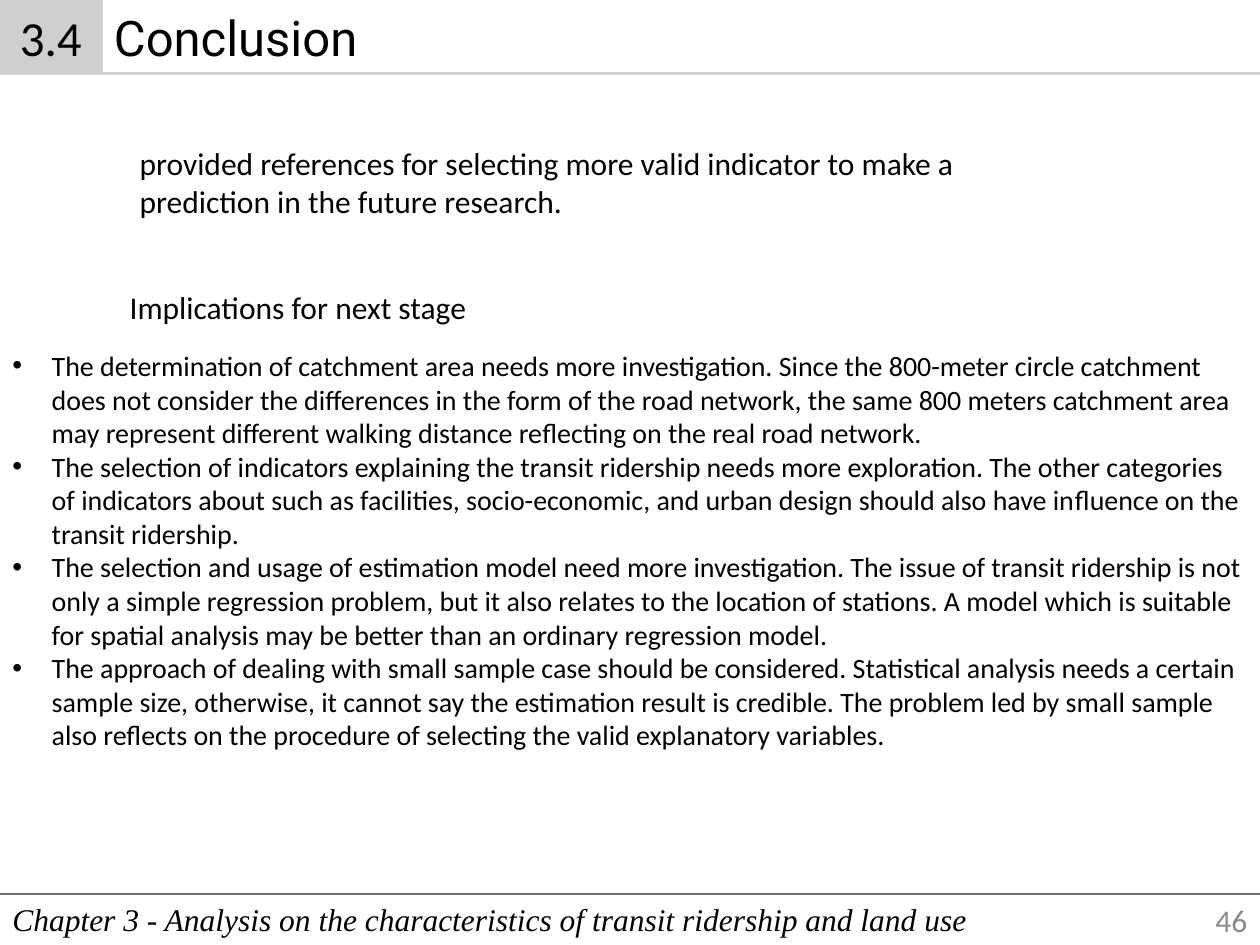
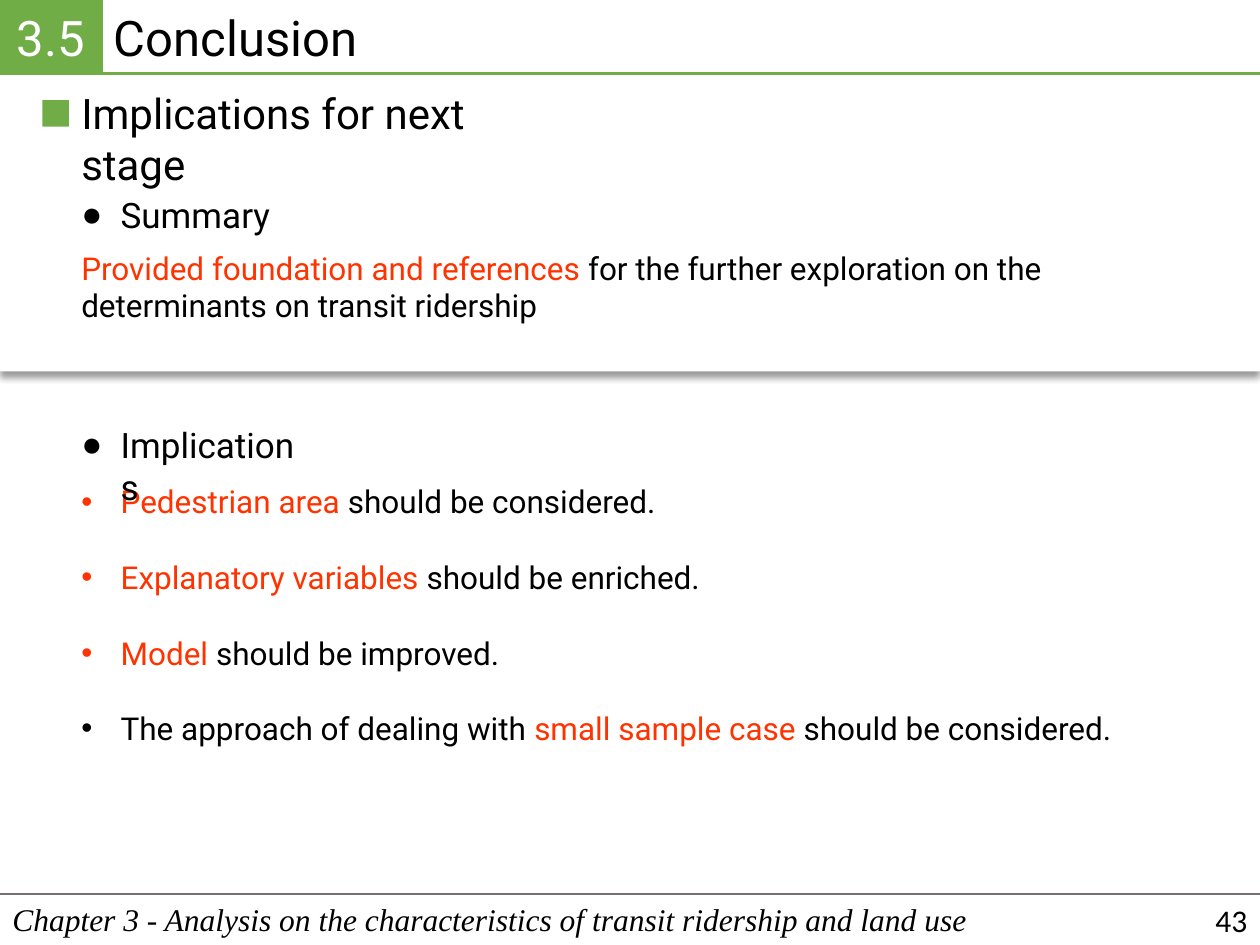
Before and after one commit to 7bder/Thesis, a slide deck: slide 43 of presentation/dissertation.pptx (slide 46 before the commit). Drawn at 1260x945 pixels with LibreOffice and Linux fonts; fonts in the diff are those of the drawing. Boxes give left, top, right and bottom in pixels: in the first picture for what was removed or moved away, otherwise in the second. Text is boxed around its words. In the diff, an @@ line names an element or a change of style, - is before the commit and + after.

```diff
--- a/presentation/dissertation.pptx
+++ b/presentation/dissertation.pptx
@@ rectangle "3.5" at (0, 0, 102, 73): fill #D0CECE to #70AD47; outline #D0CECE 2.25 pt to #70AD47 2.25 pt @@
@@ text in rectangle at (17, 20, 85, 57): text changed; font Calibri to Roboto; text colour #000000 to #FFFFFF @@
-3.4
+3.5
@@ rectangle added at (0, 74, 1260, 372), fill #FFFFFF @@
@@ text "Implications for next stage": place and size @@
-text "Implications for next stage" at (130, 297, 465, 325)
+text "Implications for next stage" at (81, 97, 465, 189)
@@ text "Implications for next stage" at (81, 97, 465, 189): size 18 to 24 pt, font Calibri to Roboto @@
@@ line (102, 73) - (1260, 73): stroke #D0CECE 2.25 pt to #70AD47 2.25 pt @@
@@ rectangle added at (43, 100, 69, 126), fill #70AD47 @@
@@ text added at (121, 202, 270, 236), 20 pt, text #000000 @@
+● Summary
@@ text at (81, 256, 1041, 324): text changed; font Calibri to Roboto @@
-provided references for selecting more valid indicator to make a prediction in the future research.
+Provided foundation and references for the further exploration on the determinants on transit ridership
@@ text added at (69, 417, 321, 472), 20 pt, text #000000 @@
+● Implications
@@ text at (121, 485, 1111, 747): text changed; size 16 to 18 pt; font Calibri to Roboto @@
-• The determination of catchment area needs more investigation. Since the 800-meter circle catchment does not consider the differences in the form of the road network, the same 800 meters catchment area may represent different walking distance reﬂecting on the real road network.
-• The selection of indicators explaining the transit ridership needs more exploration. The other categories of indicators about such as facilities, socio-economic, and urban design should also have inﬂuence on the transit ridership.
-• The selection and usage of estimation model need more investigation. The issue of transit ridership is not only a simple regression problem, but it also relates to the location of stations. A model which is suitable for spatial analysis may be better than an ordinary regression model.
-• The approach of dealing with small sample case should be considered. Statistical analysis needs a certain sample size, otherwise, it cannot say the estimation result is credible. The problem led by small sample also reﬂects on the procedure of selecting the valid explanatory variables.
+• Pedestrian area should be considered.
+• Explanatory variables should be enriched.
+• Model should be improved.
+• The approach of dealing with small sample case should be considered.
@@ page number at (1215, 911, 1247, 933): text changed; text colour #8C8C8C to #000000 @@
-46
+43
```
Also in this commit, not shown: 76 other slides changed, 31 slides added, 4 slides removed, 14 other files.
